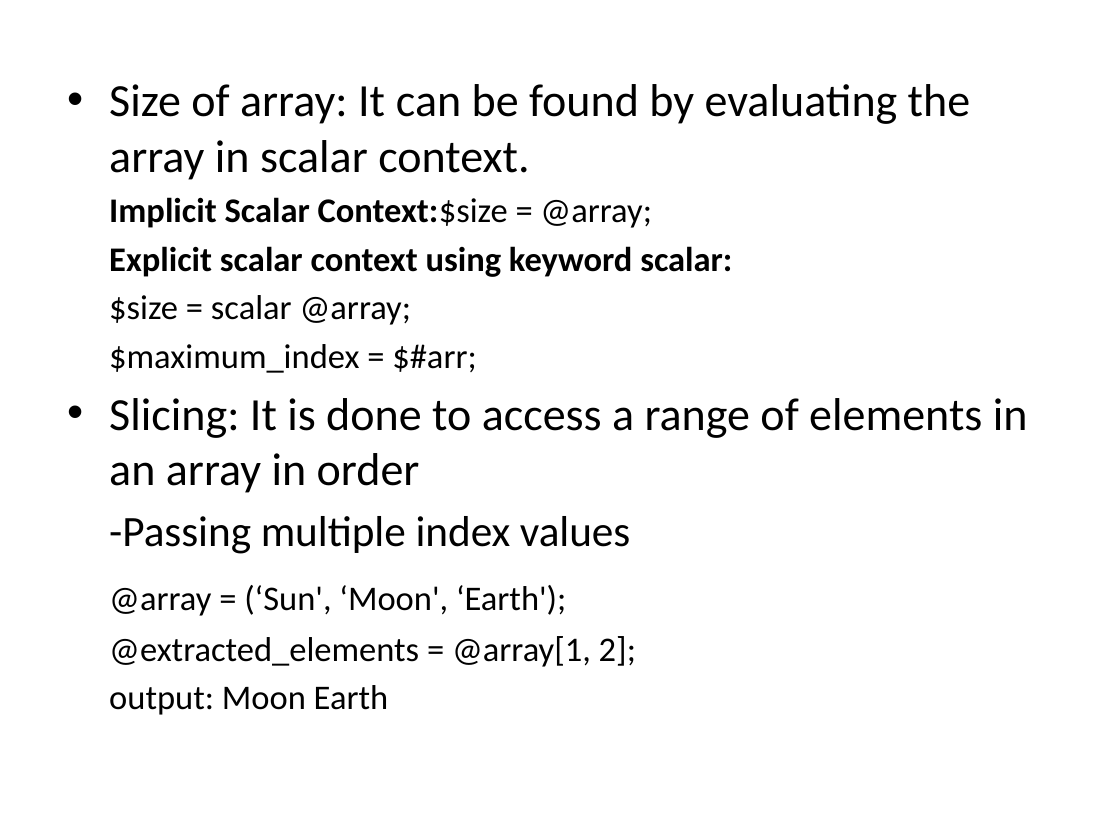
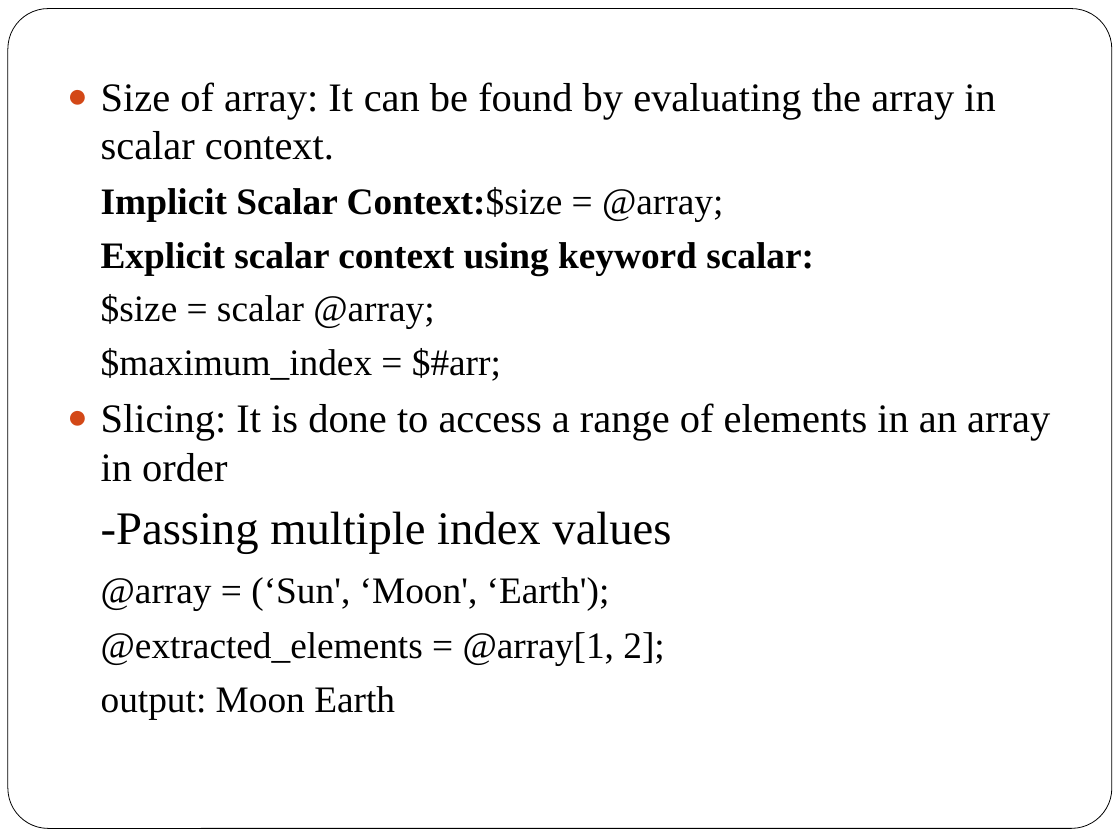
Before and after one commit to srivalli-project/BI_Team_Status, a slide deck: slide 74 of Santhoshi/PerlBasics.pptx (slide 46 before the commit). Drawn at 1120x840 pixels with LibreOffice and Linux fonts; fonts in the diff are those of the drawing. Boxes give left, top, right and bottom in pixels: in the first picture for what was removed or moved away, otherwise in the second. Text is boxed around its words. In the diff, an @@ line names an element or a change of style, - is before the commit and + after.

```diff
--- a/Santhoshi/PerlBasics.pptx
+++ b/Santhoshi/PerlBasics.pptx
@@ rounded rectangle added at [8, 9, 1112, 829], fill #FFFFFF, outline #000000 0.5 pt @@
@@ text "Size of array: It can ..." at [101, 82, 1050, 719]: size 29.6 to 26 pt in "Size of array: It can be found ...", "Slicing: It is done to access a ..."; font Calibri to Times New Roman; size 22.2 to 24 pt in "Implicit Scalar Context:$size = @array;", "Explicit scalar context using keyword scalar:", "$size = scalar @array;", "$maximum_index = $#arr;" and 3 more places; size 27.8 to 30 pt in "-Passing multiple index values"; bullet • to ●; indent changed; more space between paragraphs @@
```
Also in this commit, not shown: 47 other slides changed, 28 slides added, 3 other files.
